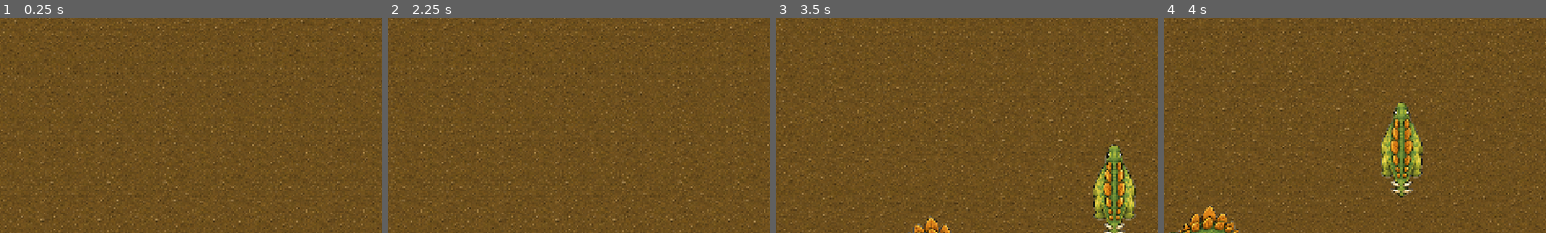
Above: before the commit, frames 1-4 (left to right).
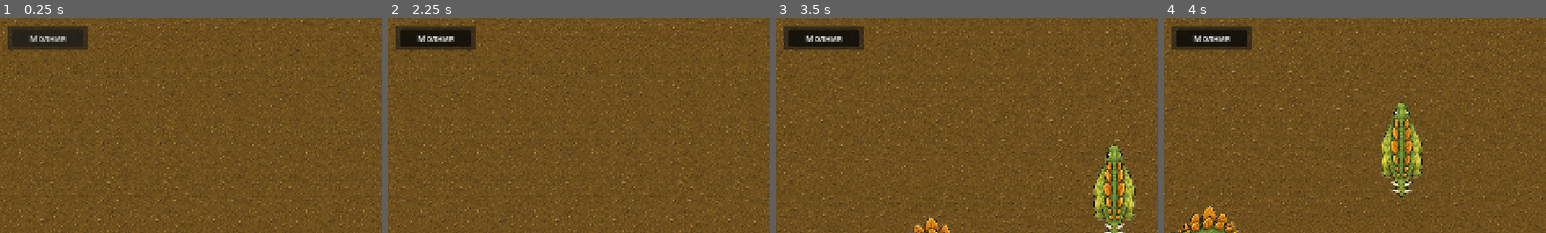
Above: after the commit, the same moments.

Repository: barldeko-lgtm/Dyna-Brazzers
Game: Godot game, scene res://scenes/main/main.tscn
The game is run twice, just before and just after one commit, with the same random seed, the same clock (stepped at 60 frames per second) and the same inputs.
Inputs (mouse positions are % of the whole screen's width and height, from its top left):
- Up to frame 1 (0.25 s): no input
- Up to frame 2 (2.25 s): click (50, 5) at 0.5 s, where only the run after the commit has a clickable "Молния"; click "x1" at 1.25 s; tap Enter at 2 s; move the mouse to (72, 45) at 2.02 s; hold D from 2.03 s (still down); click (72, 45) at 2.17 s
- Up to frame 3 (3.5 s): move the mouse to (59, 90) at 2.77 s; release D at 2.78 s; hold S from 2.78 s (still down); click (59, 90) at 2.92 s
- Up to frame 4 (4 s): move the mouse to (88, 41) at 3.52 s; release S at 3.53 s; hold D from 3.53 s (still down); click (88, 41) at 3.67 s
The pictures show only the part of the screen within x 44-94%, y 0-50%; the shares and areas given below are measured in that part.

The runs differ from the first frame. In frame 1, 2.3% of the frame differs, in the area x 2-23%, y 3-15%; in frame 2, 2.3%; in frame 3, 2.3%; in frame 4, 2.3%.

Commit message:
backup: before egg reproduction regression fix

Diff:
--- a/scenes/main/main.tscn
+++ b/scenes/main/main.tscn
@@ -114,6 +114,27 @@
 offset_bottom = -13.0
 text = "FPS: 0"
 
+[node name="LightningPanel" type="PanelContainer" parent="UI"]
+anchors_preset = 10
+anchor_left = 0.5
+anchor_right = 0.5
+offset_left = -72.0
+offset_top = 16.0
+offset_right = 72.0
+offset_bottom = 52.0
+
+[node name="MarginContainer" type="MarginContainer" parent="UI/LightningPanel"]
+layout_mode = 2
+theme_override_constants/margin_left = 10
+theme_override_constants/margin_top = 6
+theme_override_constants/margin_right = 10
+theme_override_constants/margin_bottom = 6
+
+[node name="LightningButton" type="Button" parent="UI/LightningPanel/MarginContainer"]
+custom_minimum_size = Vector2(104, 0)
+layout_mode = 2
+text = "Молния"
+
 [node name="TimeControlsPanel" type="PanelContainer" parent="UI"]
 anchors_preset = 8
 anchor_left = 1.0
--- a/scripts/creatures/creature.gd
+++ b/scripts/creatures/creature.gd
@@ -244,6 +244,11 @@
 	if state == State.DEAD:
 		return
 
+	ensure_combat_state_consistency()
+
+	if state == State.DEAD:
+		return
+
 	update_age(delta)
 
 	if check_age_death():
@@ -409,6 +414,22 @@
 	return
 
 
+func ensure_combat_state_consistency() -> void:
+	if state != State.COMBAT:
+		return
+
+	if current_duel != null and is_instance_valid(current_duel):
+		return
+
+	current_duel = null
+
+	if hunger <= hunger_search_threshold:
+		enter_seek_food()
+		return
+
+	enter_walk()
+
+
 # State transitions.
 func enter_idle() -> void:
 	state = State.IDLE
@@ -909,6 +930,10 @@
 
 
 func take_duel_damage(amount: float, _attacker: Node = null) -> void:
+	take_direct_damage(amount)
+
+
+func take_direct_damage(amount: float) -> void:
 	health = clamp(health - amount, 0.0, max_health)
 
 	if health <= 0.0:
@@ -1017,6 +1042,11 @@
 
 	var stats_ui := get_tree().get_first_node_in_group("creature_stats_ui")
 
+	if stats_ui != null and stats_ui.has_method("try_apply_lightning_to_creature"):
+		if stats_ui.try_apply_lightning_to_creature(self):
+			get_viewport().set_input_as_handled()
+			return
+
 	if stats_ui != null and stats_ui.has_method("toggle_creature_selection"):
 		stats_ui.toggle_creature_selection(self)
 		get_viewport().set_input_as_handled()
--- a/scripts/ui/creature_stats_ui.gd
+++ b/scripts/ui/creature_stats_ui.gd
@@ -21,6 +21,8 @@
 
 @onready var fps_label: Label = $FpsLabel
 
+@onready var lightning_button: Button = $LightningPanel/MarginContainer/LightningButton
+
 @onready var time_speed_option: OptionButton = $TimeControlsPanel/MarginContainer/HBoxContainer/TimeSpeedOption
 
 # Time scale presets.
@@ -31,11 +33,14 @@
 var hovered_creature: Node = null
 
 var selected_creature: Node = null
+
+var lightning_targeting_enabled := false
 
 
 func _ready() -> void:
 	add_to_group("creature_stats_ui")
 	panel.visible = false
+	setup_lightning_button()
 	setup_time_speed_controls()
 
 
@@ -131,6 +136,45 @@
 	return "%d / %d" % [int(round(current_value)), int(round(max_value))]
 
 
+func setup_lightning_button() -> void:
+	lightning_button.toggle_mode = true
+	lightning_button.text = "Молния"
+	lightning_button.button_pressed = false
+
+	if not lightning_button.toggled.is_connected(_on_lightning_button_toggled):
+		lightning_button.toggled.connect(_on_lightning_button_toggled)
+
+
+func _on_lightning_button_toggled(toggled_on: bool) -> void:
+	lightning_targeting_enabled = toggled_on
+
+
+func is_lightning_targeting_enabled() -> bool:
+	return lightning_targeting_enabled
+
+
+func try_apply_lightning_to_creature(creature: Node) -> bool:
+	if not lightning_targeting_enabled:
+		return false
+
+	if creature == null or not is_instance_valid(creature):
+		return false
+
+	if creature.has_method("take_direct_damage"):
+		creature.take_direct_damage(50.0)
+		cancel_lightning_targeting()
+		return true
+
+	return false
+
+
+func cancel_lightning_targeting() -> void:
+	lightning_targeting_enabled = false
+
+	if lightning_button.button_pressed:
+		lightning_button.set_pressed_no_signal(false)
+
+
 func toggle_creature_selection(creature: Node) -> void:
 	if creature == null:
 		return
@@ -196,6 +240,13 @@
 	if not (event is InputEventMouseButton):
 		return
 
+	if lightning_targeting_enabled and event.button_index == MOUSE_BUTTON_RIGHT and event.pressed:
+		cancel_lightning_targeting()
+		return
+
+	if lightning_targeting_enabled:
+		return
+
 	if event.button_index != MOUSE_BUTTON_LEFT or not event.pressed:
 		return
 
Not shown, changed: AGENTS.md
Not shown, changed: docs/current-state.md
Not shown, changed: docs/project-map.md
